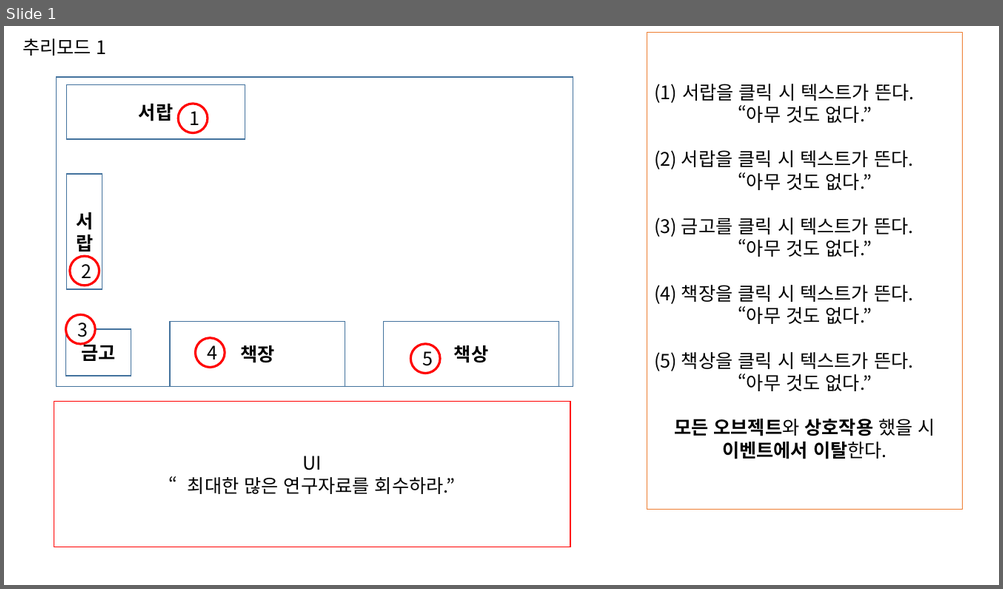
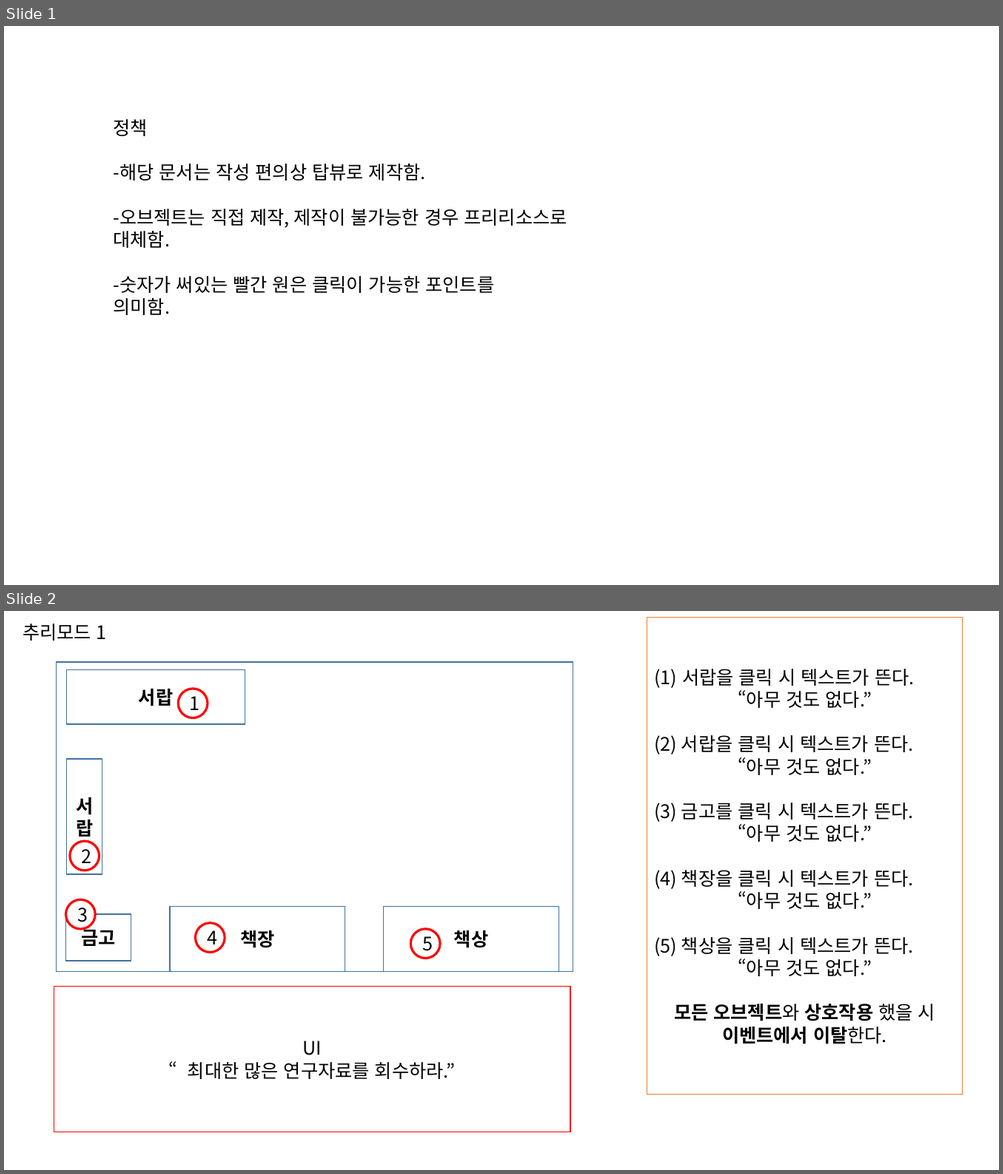
Before and after one commit to Velosis/RevoltDay, a slide deck: 리볼트데이_사건_추리모드_레벨디자인 문서.pptx. Shown one above the other, each under a label of ours: slide 1 before the commit, slides 1 and 2 after it. The pictures are 1003x589 and 1003x1174 pixels, drawn with LibreOffice and Linux fonts; fonts in the diff are those of the drawing. Boxes give left, top, right and bottom in pixels: in the first picture for what was removed or moved away, otherwise in the second. Text is boxed around its words. In the diff, an @@ line names an element or a change of style, - is before the commit and + after.

```diff
--- a/리볼트데이_사건_추리모드_레벨디자인 문서.pptx
+++ b/리볼트데이_사건_추리모드_레벨디자인 문서.pptx
@@ slide 1 added at (4, 26, 999, 585), background #FFFFFF @@
@@ text added at (114, 119, 566, 315), 18 pt, text #000000 @@
+정책
+-해당 문서는 작성 편의상 탑뷰로 제작함.
+-오브젝트는 직접 제작, 제작이 불가능한 경우 프리리소스로 대체함.
+-숫자가 써있는 빨간 원은 클릭이 가능한 포인트를
+의미함.
@@ what was slide 1 is now slide 2 @@
```
